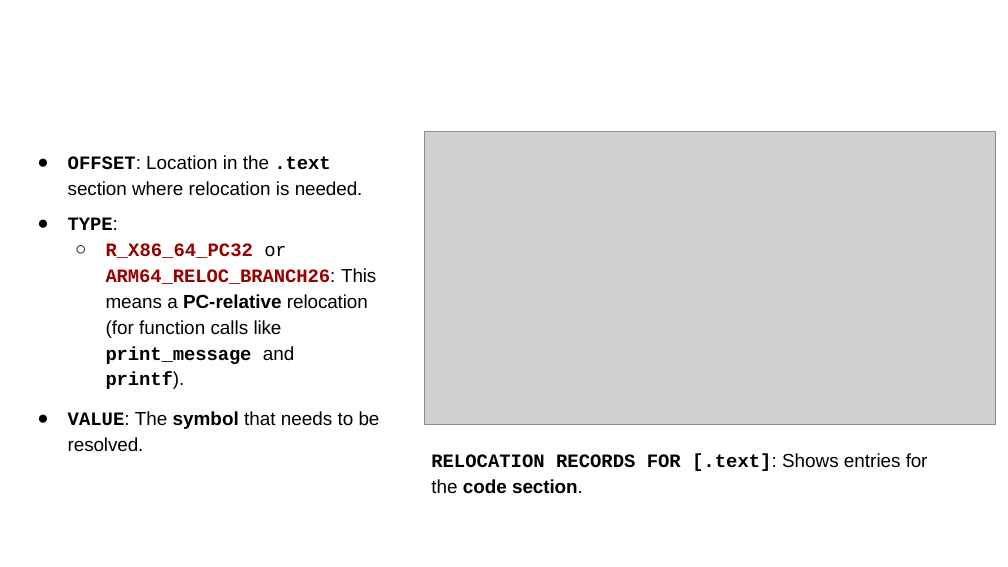
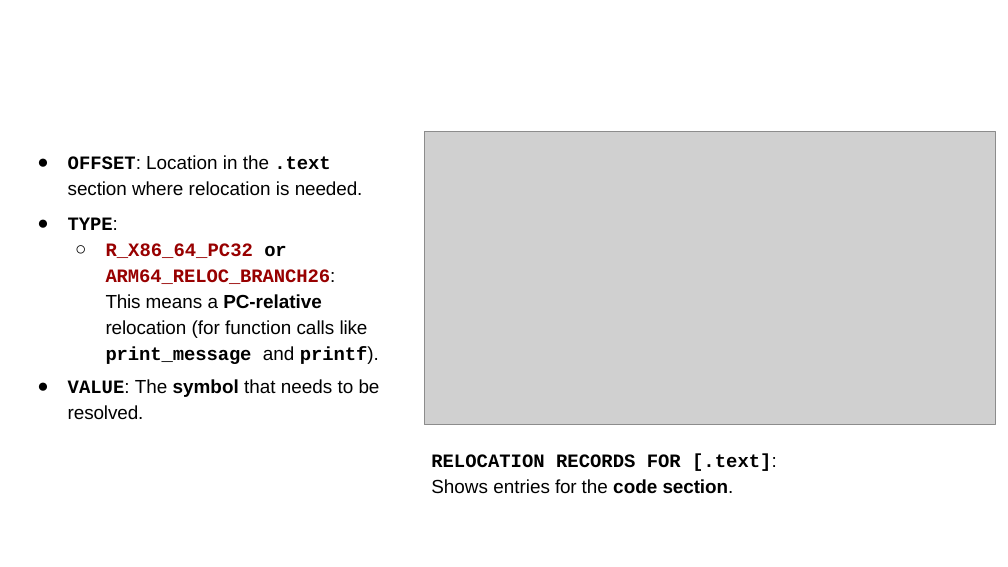
Before and after one commit to rbjohns8/CSC362-Spring-2026, a slide deck: slide 13 of Lecture Slides/11 - Static Libraries and Relocation Techniques.pptx. Drawn at 1008x567 pixels with LibreOffice and Linux fonts; fonts in the diff are those of the drawing; grey boxes stand for pictures; background and template pictures are left out. Boxes give left, top, right and bottom in pixels: in the first picture for what was removed or moved away, otherwise in the second. Text is boxed around its words. In the diff, an @@ line names an element or a change of style, - is before the commit and + after.

Commit message:
Updating 11

```diff
--- a/Lecture Slides/11 - Static Libraries and Relocation Techniques.pptx
+++ b/Lecture Slides/11 - Static Libraries and Relocation Techniques.pptx
@@ text at (106, 243, 379, 364): text changed @@
-  ○ R_X86_64_PC32 or ARM64_RELOC_BRANCH26: This
-means a PC-relative relocation (for function calls like print_message and printf).
+  ○ R_X86_64_PC32 or ARM64_RELOC_BRANCH26:
+    This means a PC-relative relocation (for function calls like print_message and printf).
@@ text "RELOCATION RECORDS FOR [.text]: Shows ..." rewrapped from (431, 453, 928, 494) to (431, 454, 777, 494) @@
```
Also in this commit, not shown: 10 other slides changed.
